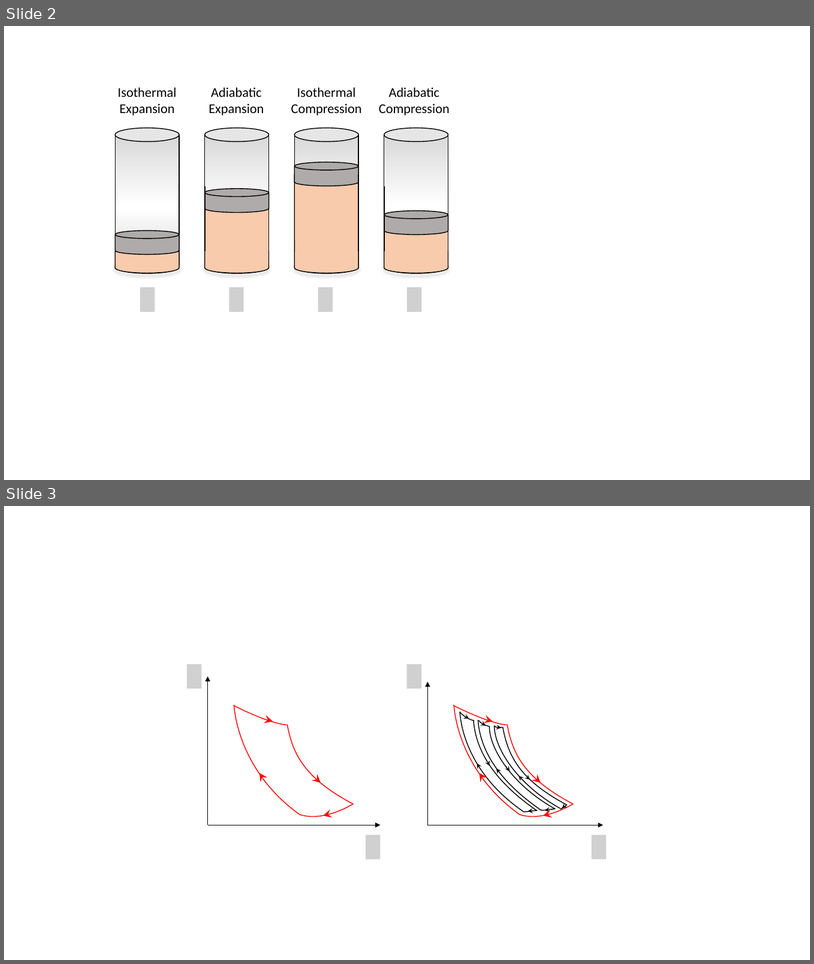
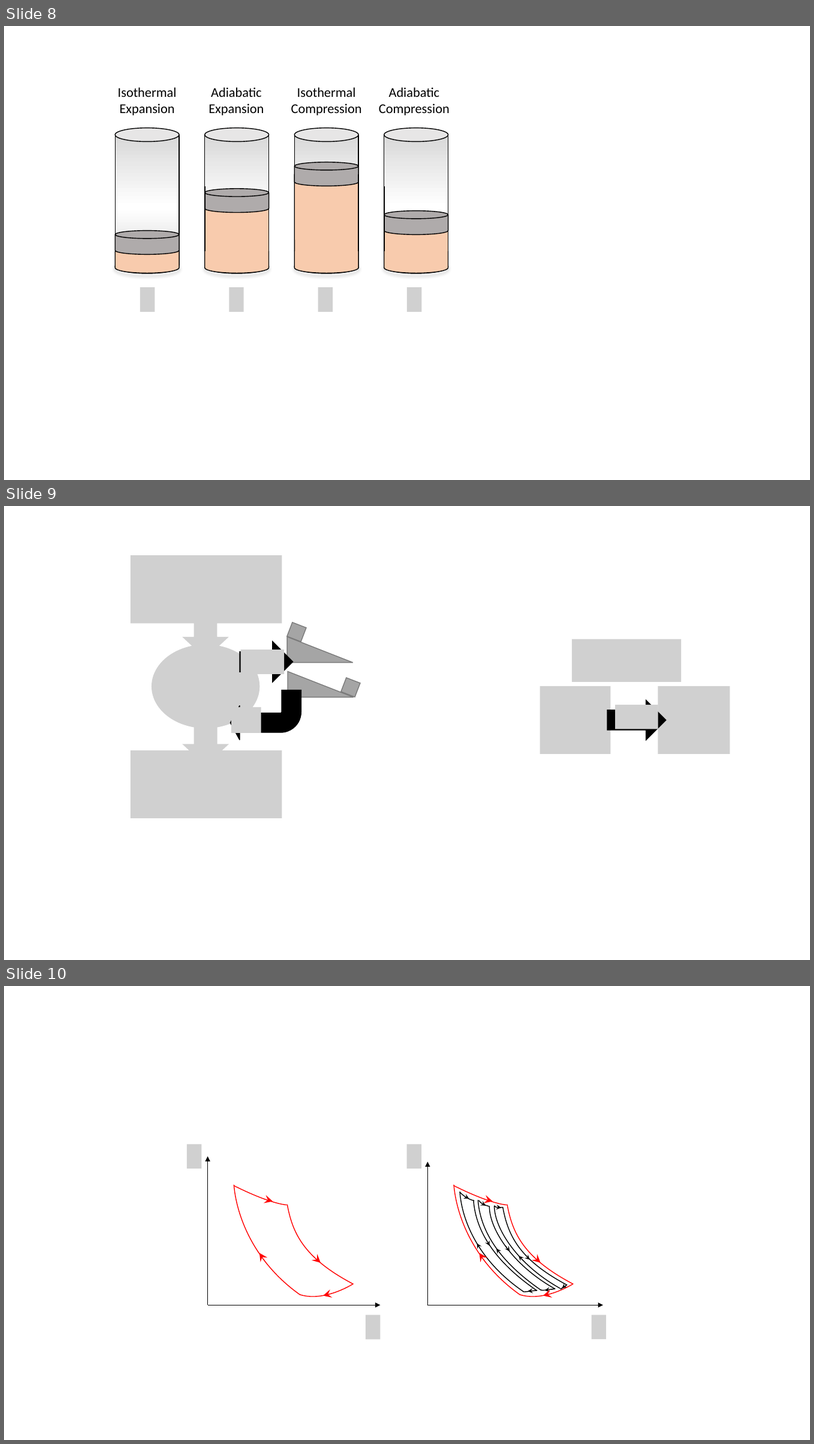
Before and after one commit to gravmath/BlogWyrm, a slide deck: Posts/2021/Dec/UndertheHood/UTH_12(Dec)_2021_Classical Entropy_art.pptx. Shown one above the other, each under a label of ours: slides 2 and 3 before the commit, slides 8, 9 and 10 after it. The pictures are 814x964 and 814x1444 pixels, drawn with LibreOffice and Linux fonts; fonts in the diff are those of the drawing; grey boxes stand for pictures. Boxes give left, top, right and bottom in pixels: in the first picture for what was removed or moved away, otherwise in the second. Text is boxed around its words. In the diff, an @@ line names an element or a change of style, - is before the commit and + after.

```diff
--- a/Posts/2021/Dec/UndertheHood/UTH_12(Dec)_2021_Classical Entropy_art.pptx
+++ b/Posts/2021/Dec/UndertheHood/UTH_12(Dec)_2021_Classical Entropy_art.pptx
@@ slide 9 added at (4,506,810,960), background #FFFFFF @@
@@ picture added at (131,556,282,624) @@
@@ picture added at (182,615,229,658) @@
@@ rectangle added at (287,622,307,642), fill #A5A5A5, outline #7A7A7A 1 pt @@
@@ picture added at (152,645,260,728) @@
@@ down arrow added at (240,642,293,682), fill #000000, outline #000000 1 pt @@
@@ picture added at (240,649,284,673) @@
@@ right triangle added at (287,637,353,663), fill #A5A5A5, outline #7A7A7A 1 pt @@
@@ picture added at (572,639,681,682) @@
@@ right triangle added at (288,671,354,697), fill #A5A5A5, outline #7A7A7A 1 pt @@
@@ rectangle added at (341,678,361,697), fill #A5A5A5, outline #7A7A7A 1 pt @@
@@ bent arrow added at (231,690,302,739), fill #000000, outline #000000 1 pt @@
@@ picture added at (540,686,611,754) @@
@@ down arrow added at (608,700,666,739), fill #000000, outline #000000 1 pt @@
@@ picture added at (659,686,731,754) @@
@@ picture added at (231,707,261,733) @@
@@ picture added at (615,705,659,729) @@
@@ picture added at (182,722,229,766) @@
@@ picture added at (131,750,282,818) @@
@@ what was slide 2 is now slide 8 @@
@@ what was slide 3 is now slide 10 @@
```
Also in this commit, not shown: 10 other slides added, 18 other files.
